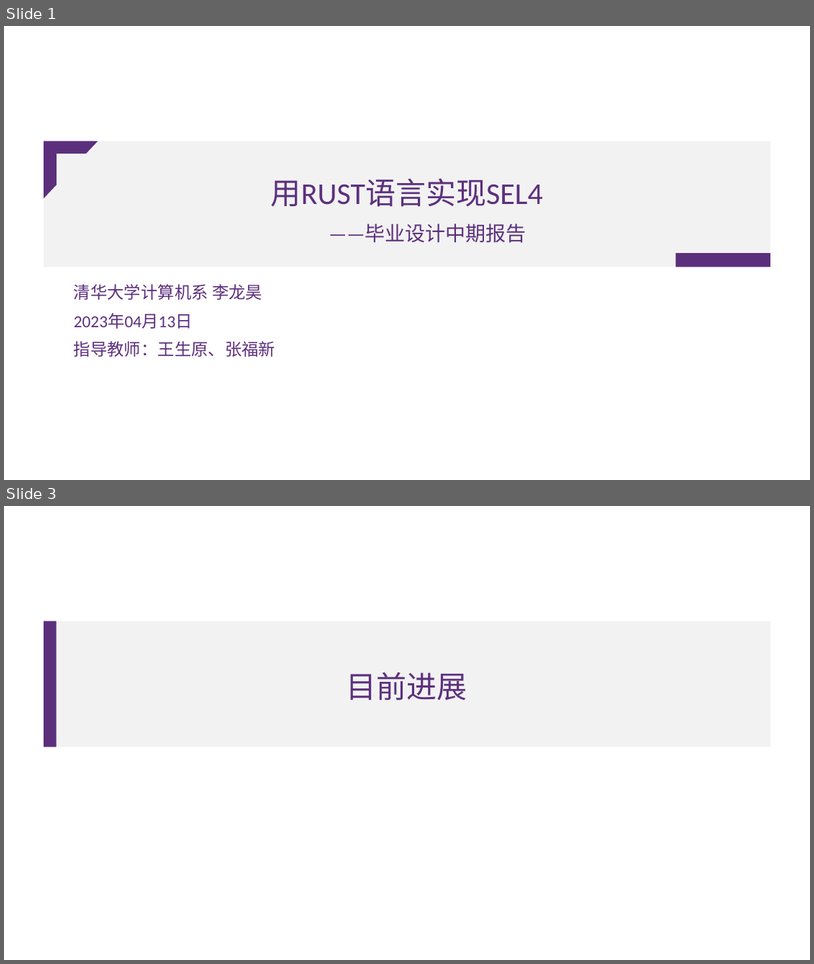
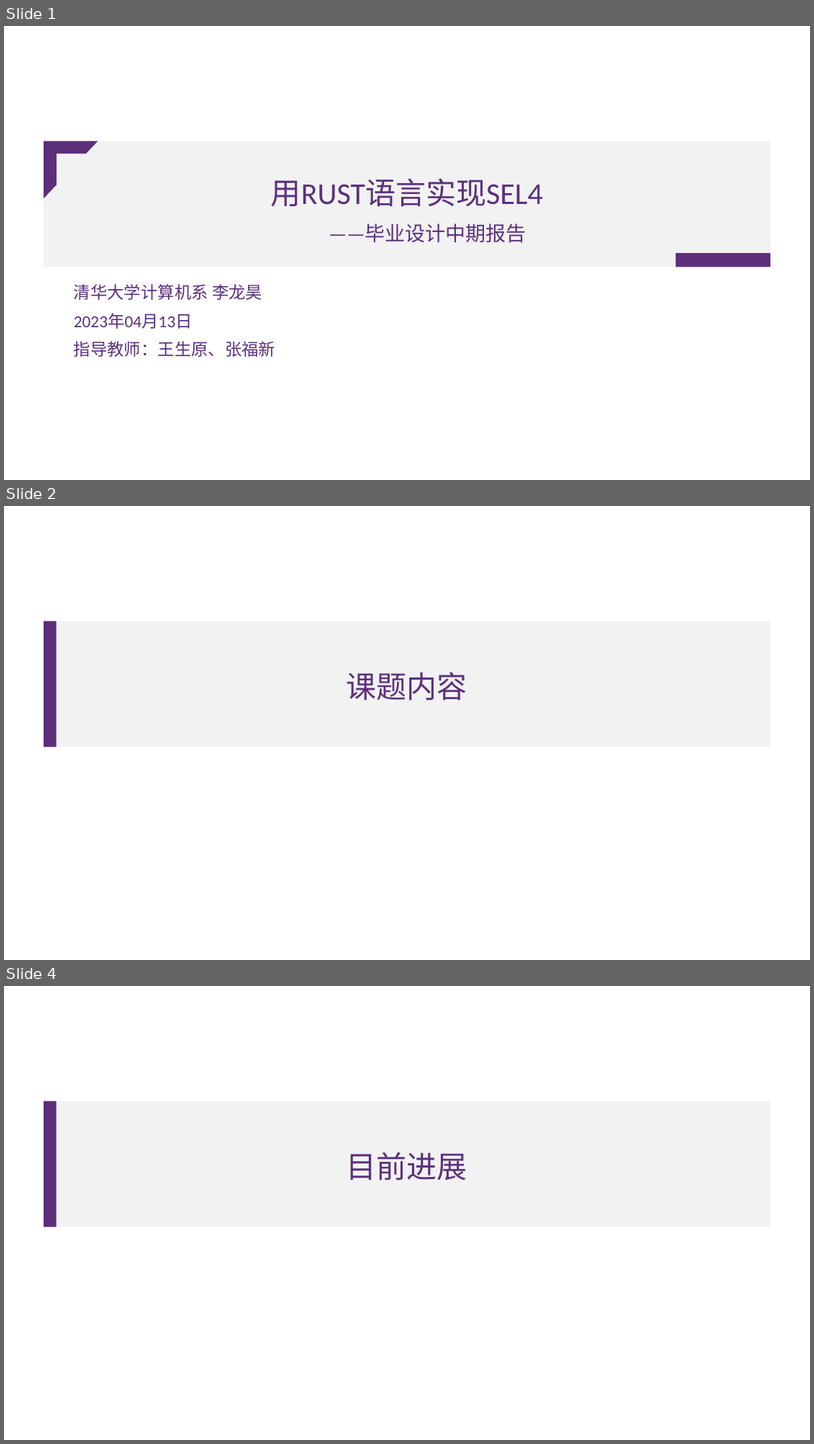
Before and after one commit to llh730/seL4-rust-implement, a slide deck: record/中期答辩——李龙昊.pptx. Shown one above the other, each under a label of ours: slides 1 and 3 before the commit, slides 1, 2 and 4 after it; the slides between them are not shown. The pictures are 814x964 and 814x1444 pixels, drawn with LibreOffice and Linux fonts; fonts in the diff are those of the drawing; background and template pictures are left out. Boxes give left, top, right and bottom in pixels: in the first picture for what was removed or moved away, otherwise in the second. Text is boxed around its words. In the diff, an @@ line names an element or a change of style, - is before the commit and + after.

```diff
--- a/record/中期答辩——李龙昊.pptx
+++ b/record/中期答辩——李龙昊.pptx
@@ slide 2 added at [4,506,810,960], background #FFFFFF; not listed: 2 template elements that a slide beside it also shows @@
@@ title added at [347,672,468,700], 36 pt, text #5C307D @@
+课题内容
@@ what was slide 3 is now slide 4 @@
```
Also in this commit, not shown: 6 slides changed, 2 other slides added, 3 other files.
